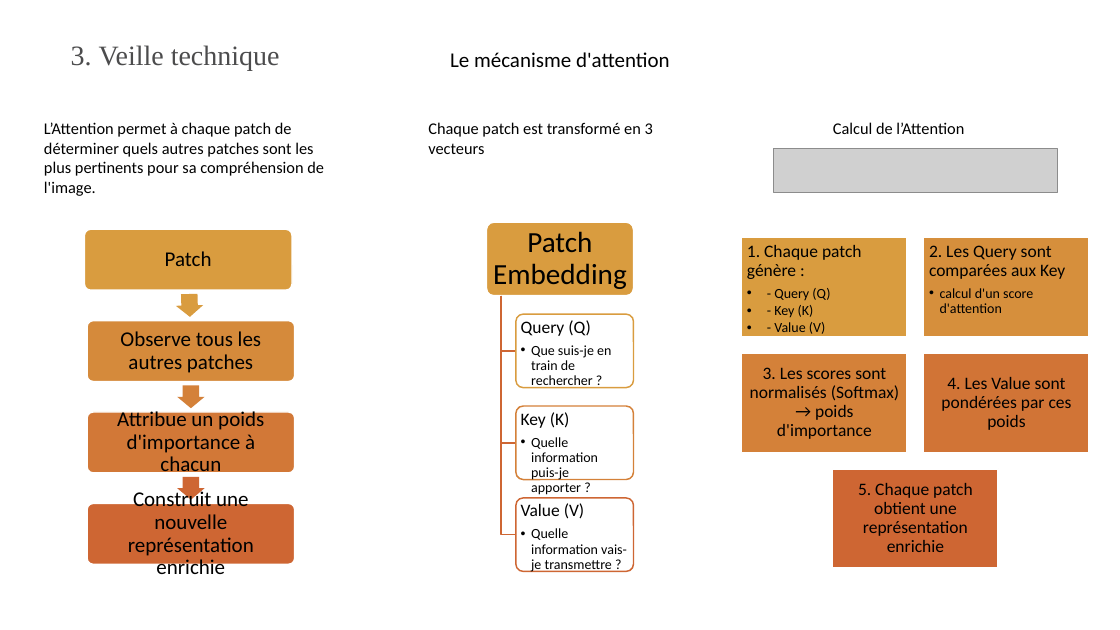
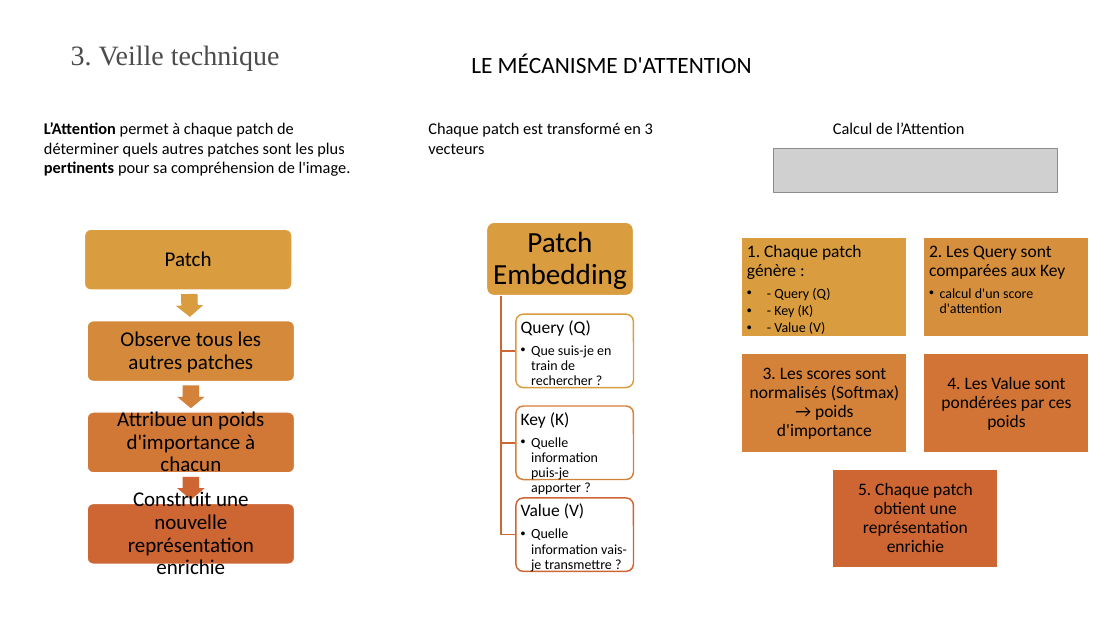
Before and after one commit to OSteeve/8_Realisez_un_dashboard_et_assurez_une_veille_technique, a slide deck: slide 15 of Presentation/P8_Otto_Steeve_4_presentation_052026.pptx. Drawn at 1120x630 pixels with LibreOffice and Linux fonts; fonts in the diff are those of the drawing; grey boxes stand for pictures. Boxes give left, top, right and bottom in pixels: in the first picture for what was removed or moved away, otherwise in the second. Text is boxed around its words. In the diff, an @@ line names an element or a change of style, - is before the commit and + after.

```diff
--- a/Presentation/P8_Otto_Steeve_4_presentation_052026.pptx
+++ b/Presentation/P8_Otto_Steeve_4_presentation_052026.pptx
@@ text at box(471, 54, 752, 73): text changed; size 18 to 20 pt @@
-Le mécanisme d'attention
+LE MÉCANISME D'ATTENTION
@@ text "L’Attention permet à chaque patch ..." at box(44, 122, 351, 176): bold on in "L’Attention pertinents" @@
```
Also in this commit, not shown: 18 other slides changed.
